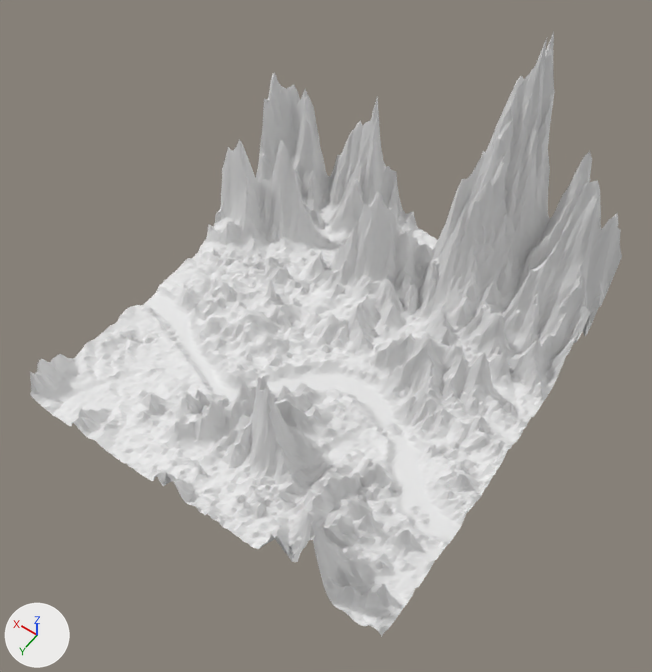
The OBJ model GAME/Assets/Janseon/Data/StrategyMap/Baked/chunk-1746-793.obj: old version first, new version second.
One viewpoint serves both versions: a 50 mm lens placed at (-15.3, 21.1, 35.9), pointed at (-1.5, 1.9, 5.7). The lights are fixed; the arrows at lower left show +X, +Y and +Z. The older version comes first. Where no turn or scale is listed for an object, it has been applied to the vertices.

Names of what the first picture shows: 'chunk-1746-793'.
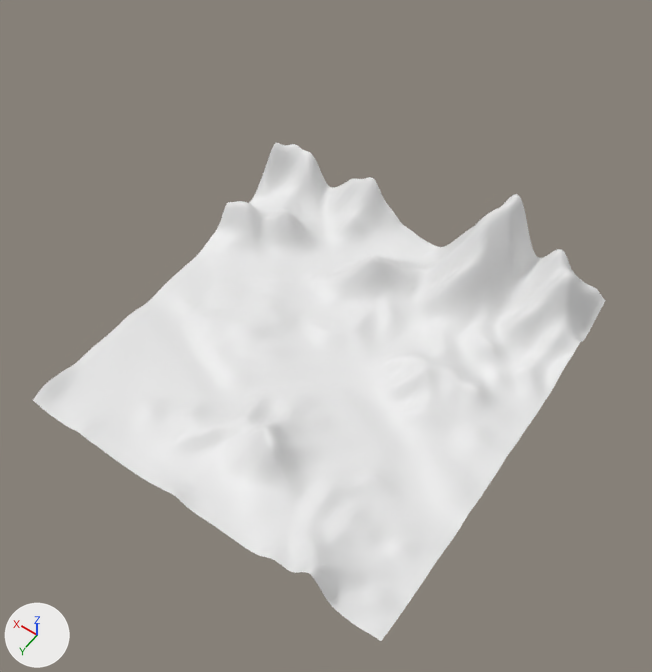
Patch to the scene script:
```diff
--- a/GAME/Assets/Janseon/Data/StrategyMap/Baked/chunk-1746-793.obj.py
+++ b/GAME/Assets/Janseon/Data/StrategyMap/Baked/chunk-1746-793.obj.py
@@ me_chunk_1746_793 @@
 # used by ob_chunk_1746_793; location = (0.0, 0.0, 0.0)
-me_chunk_1746_793.from_pydata(...)  # 16384 vertices, 32258 faces; spans x -9.8..9.8, y -9.8..9.8, z 0.0..15.2
+me_chunk_1746_793.from_pydata(...)  # 16384 vertices, 32258 faces; spans x -9.8..9.8, y -9.8..9.8, z 0.1..6.3
+# me_chunk_1746_793 part 1: 15554 of 16384 vertices moved; they spanned x -9.8..9.8, y -9.8..9.8, z 0.0..15.2 and now span x -9.8..9.8, y -9.8..9.8, z 0.1..6.3; mean shift (0.0, 0.0, -0.9); largest move (-4.2, -9.2, 15.2) -> (-4.2, -9.2, 6.1)
+# me_chunk_1746_793 part 2: all faces are now shaded smooth (32258 of 32258 changed)
```

Changed parts and their boxes [x1, y1, x2, y2] in the pictures (652 x 672 px; the box of a moved part takes in the faces that stretch with it):
'chunk-1746-793', reshaped (18% shorter): before [30, 32, 622, 637]; after [33, 143, 606, 641]
part 1 of me_chunk_1746_793, moved or reshaped: before [30, 32, 622, 637]; after [33, 143, 606, 641]
part 2 of me_chunk_1746_793, shading changed: before [30, 32, 622, 637]; after [33, 143, 606, 641]
